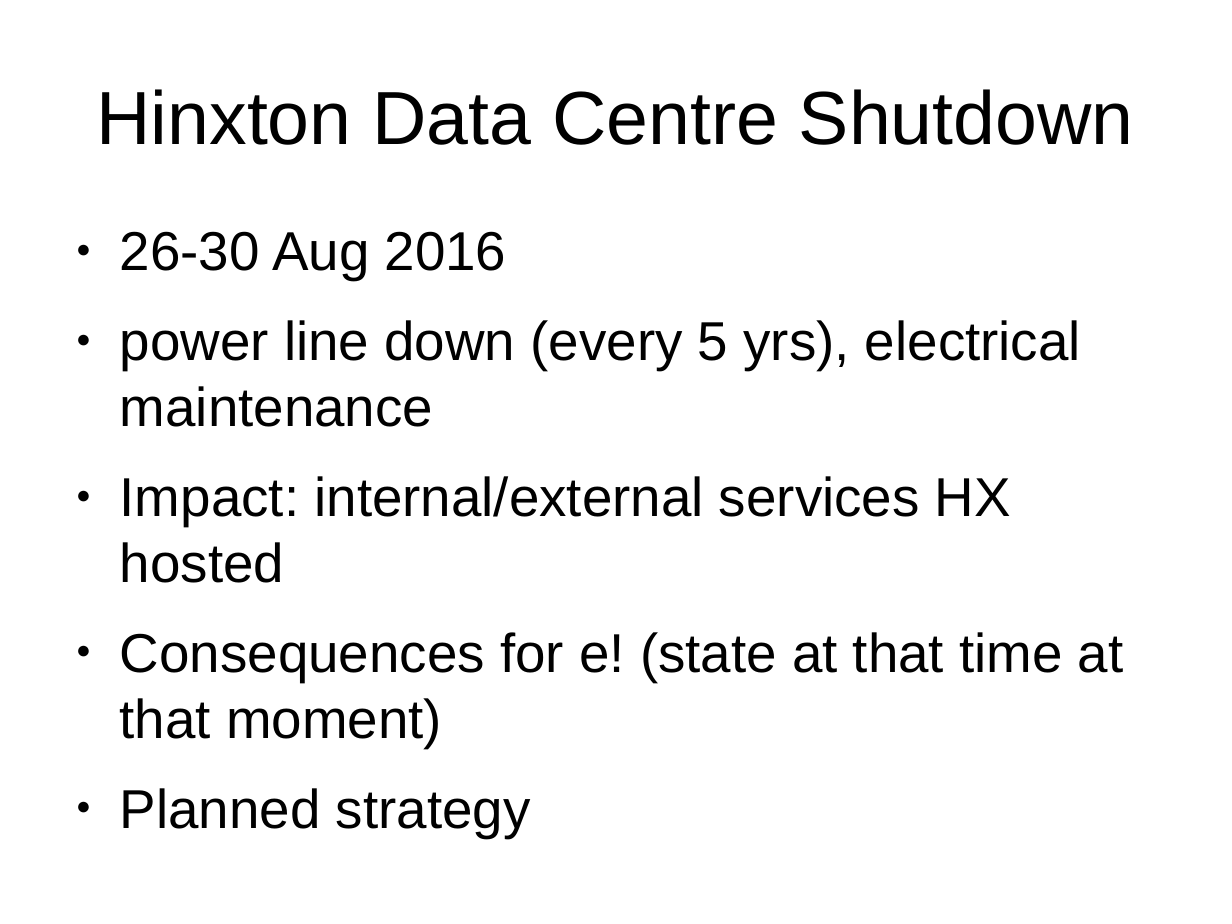
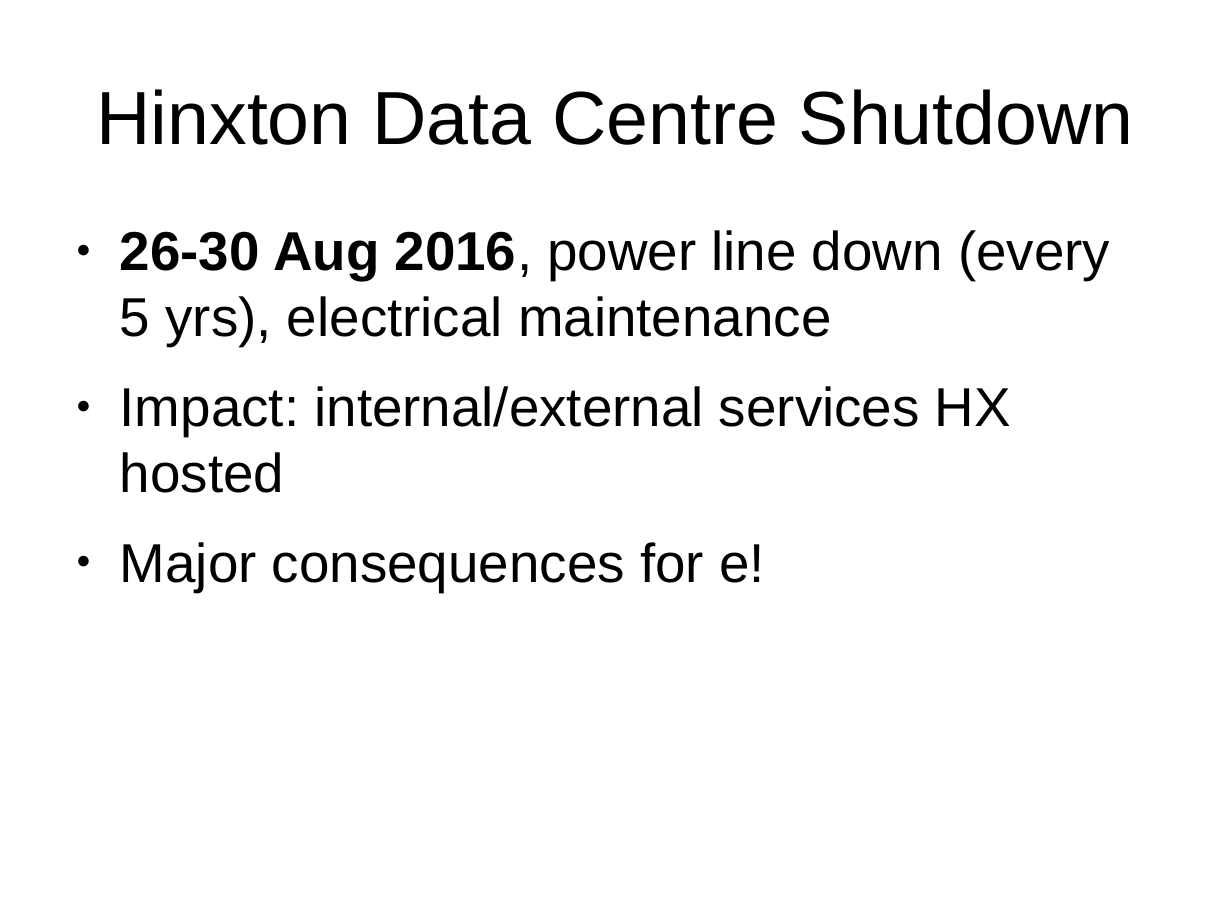
Before and after one commit to avullo/ensembl-migration-pm, a slide deck: slide 7 of data-review-10-16/talk.odp. Drawn at 1232x924 pixels with LibreOffice and Linux fonts; fonts in the diff are those of the drawing; background and template pictures are left out. Boxes give left, top, right and bottom in pixels: in the first picture for what was removed or moved away, otherwise in the second. Text is boxed around its words. In the diff, an @@ line names an element or a change of style, - is before the commit and + after.

```diff
--- a/data-review-10-16/talk.odp
+++ b/data-review-10-16/talk.odp
@@ text at <box>120,230,1110,346</box>: text changed @@
-● 26-30 Aug 2016
-● power line down (every 5 yrs), electrical maintenance
+● 26-30 Aug 2016, power line down (every 5 yrs), electrical maintenance
@@ text at <box>120,542,765,592</box>: text changed @@
-● Consequences for e! (state at that time at that moment)
-● Planned strategy
+● Major consequences for e!
```
Also in this commit, not shown: 6 other slides changed, 5 slides added, 2 slides removed.
